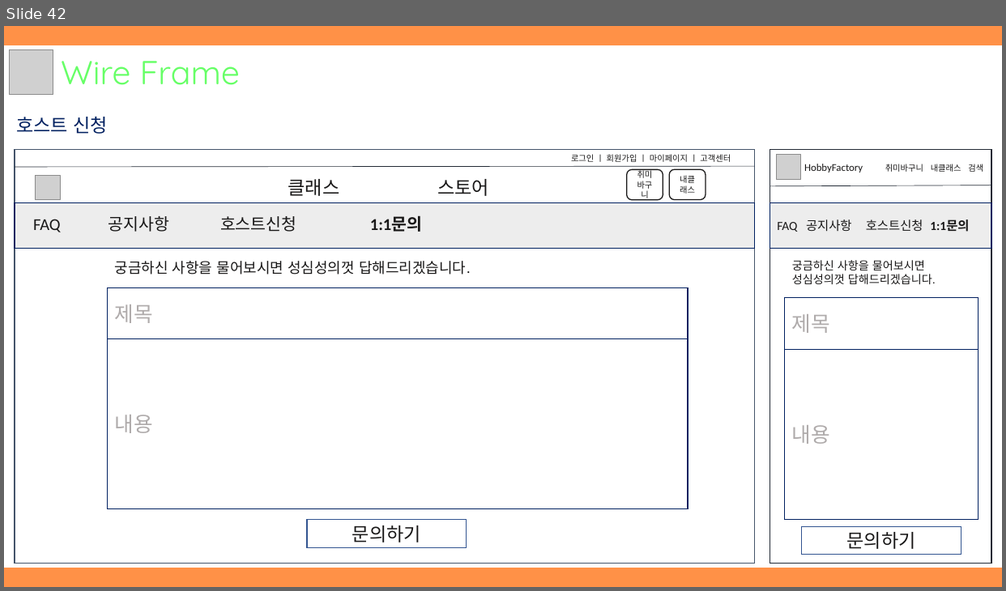
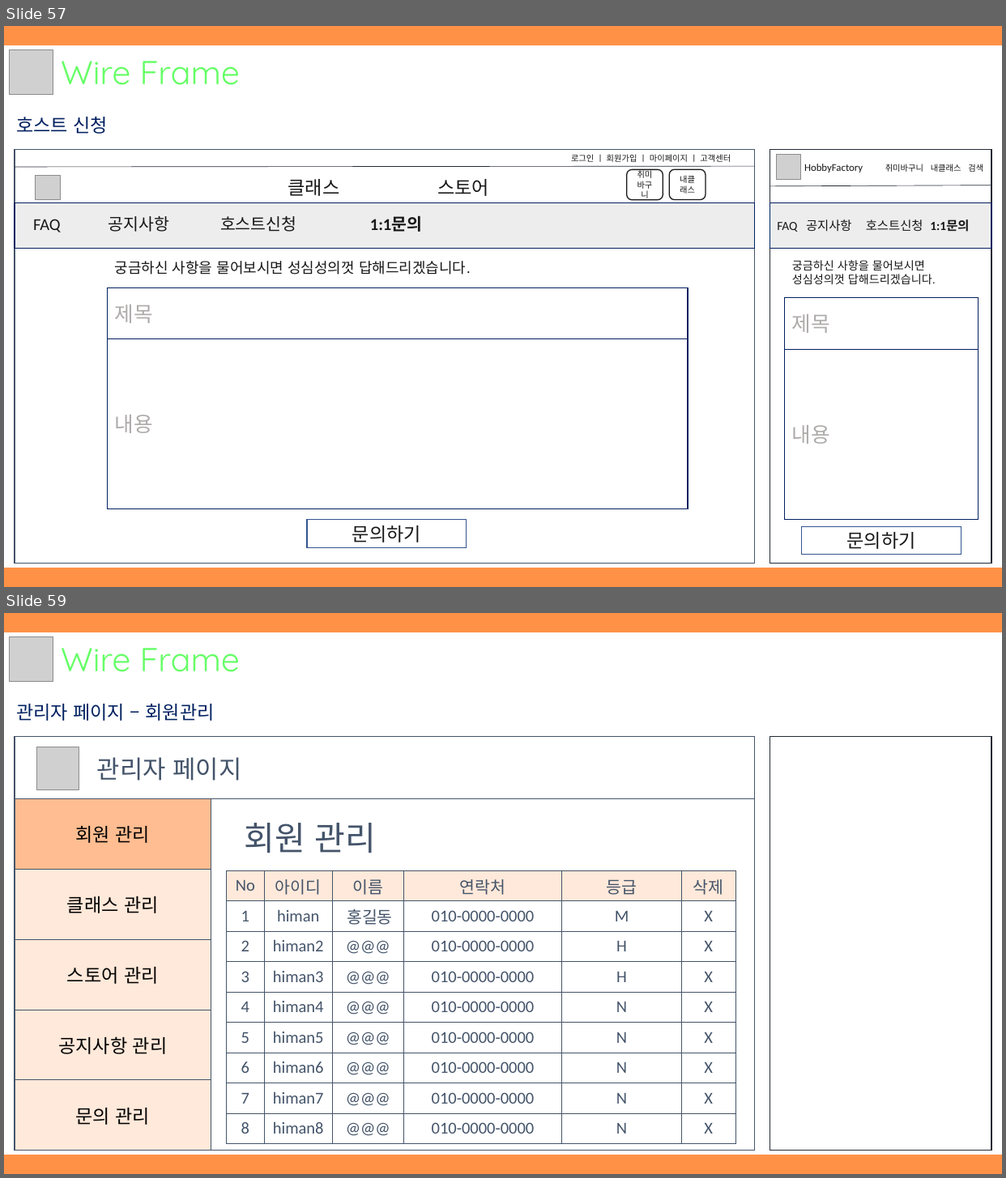
Before and after one commit to hhsw07/ezen-academy-projects, a slide deck: WebContent/발표자료/2차/3조 하비팩토리.pptx. Shown one above the other, each under a label of ours: slide 42 before the commit, slides 57 and 59 after it; the slides between them are not shown. The pictures are 1006x591 and 1006x1178 pixels, drawn with LibreOffice and Linux fonts; fonts in the diff are those of the drawing; grey boxes stand for pictures. Boxes give left, top, right and bottom in pixels: in the first picture for what was removed or moved away, otherwise in the second. Text is boxed around its words. In the diff, an @@ line names an element or a change of style, - is before the commit and + after.

```diff
--- a/WebContent/발표자료/2차/3조 하비팩토리.pptx
+++ b/WebContent/발표자료/2차/3조 하비팩토리.pptx
@@ slide 59 added at (4, 613, 1002, 1174), background #FF9147 @@
@@ rectangle added at (4, 632, 1002, 1154), fill #FFFFFF, outline #FFFFFF 1 pt @@
@@ picture added at (9, 637, 53, 681) @@
@@ text added at (61, 648, 240, 672), 32 pt, text #66FF66 @@
+Wire Frame
@@ text added at (16, 704, 215, 721), 18 pt, text #002060 @@
+관리자 페이지 – 회원관리
@@ rectangle added at (15, 736, 755, 1151), fill #FFFFFF, outline #44546A 1 pt @@
@@ picture added at (37, 747, 79, 790) @@
@@ text added at (97, 757, 241, 781), 24 pt, text #44546A @@
+관리자 페이지
@@ rectangle added at (769, 736, 991, 1151), fill #FFFFFF, outline #222A35 1 pt @@
@@ line added from (15, 798) to (755, 798), #44546A 0.5 pt @@
@@ table added at (15, 798, 211, 1151), 5 rows, 1 columns @@
+회원 관리
+클래스 관리
+스토어 관리
+공지사항 관리
+문의 관리
@@ line added from (211, 798) to (211, 1151), #44546A 0.5 pt @@
@@ text added at (244, 823, 376, 854), 32 pt, text #44546A @@
+회원 관리
@@ table added at (226, 871, 735, 1144), 9 rows, 6 columns @@
+No | 아이디 | 이름 | 연락처 | 등급 | 삭제
+1 | himan | 홍길동 | 010-0000-0000 | M | X
+2 | himan2 | @@@ | 010-0000-0000 | H | X
+3 | himan3 | @@@ | 010-0000-0000 | H | X
+4 | himan4 | @@@ | 010-0000-0000 | N | X
+5 | himan5 | @@@ | 010-0000-0000 | N | X
+6 | himan6 | @@@ | 010-0000-0000 | N | X
+7 | himan7 | @@@ | 010-0000-0000 | N | X
+8 | himan8 | @@@ | 010-0000-0000 | N | X
@@ what was slide 42 is now slide 57 @@
```
Also in this commit, not shown: 5 slides changed, 54 other slides added.
